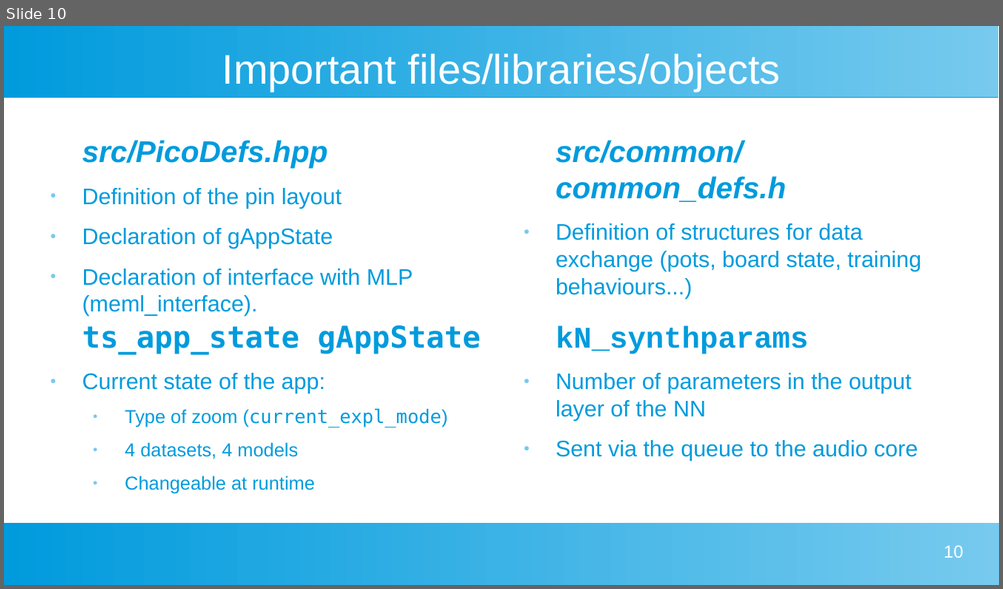
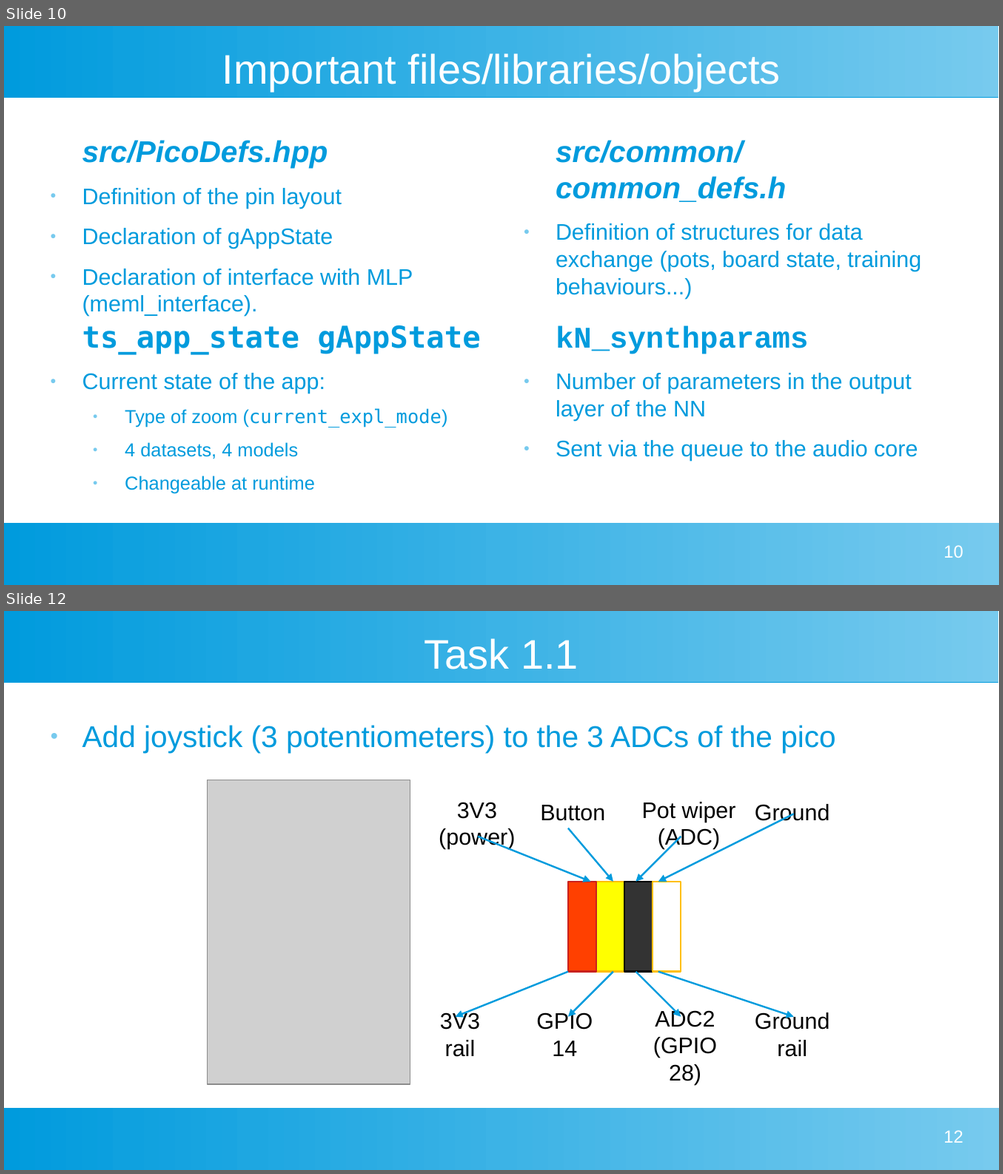
Before and after one commit to cristianpandele/MEML, a slide deck: doc/lecturenotes.odp. Shown one above the other, each under a label of ours: slide 10 before the commit, slides 10 and 12 after it; the slides between them are not shown. The pictures are 1003x589 and 1003x1174 pixels, drawn with LibreOffice and Linux fonts; fonts in the diff are those of the drawing; grey boxes stand for pictures. Boxes give left, top, right and bottom in pixels: in the first picture for what was removed or moved away, otherwise in the second. Text is boxed around its words. In the diff, an @@ line names an element or a change of style, - is before the commit and + after.

```diff
--- a/doc/lecturenotes.odp
+++ b/doc/lecturenotes.odp
@@ slide 12 added at bbox=[4, 611, 999, 1170], background #FFFFFF; not listed: 2 template elements that a slide beside it also shows @@
@@ title added at bbox=[424, 638, 578, 669], 33 pt, text #FFFFFF @@
+Task 1.1
@@ text added at bbox=[82, 725, 836, 753], 24 pt, text #009BDD @@
+● Add joystick (3 potentiometers) to the 3 ADCs of the pico
@@ picture added at bbox=[207, 780, 410, 1085] @@
@@ text added at bbox=[438, 802, 515, 849], 18 pt, text #000000 @@
+3V3
+(power)
@@ text added at bbox=[540, 805, 605, 821], 18 pt, text #000000 @@
+Button
@@ text added at bbox=[642, 802, 736, 849], 18 pt, text #000000 @@
+Pot wiper
+(ADC)
@@ text added at bbox=[754, 804, 830, 825], 18 pt, text #000000 @@
+Ground
@@ arrow added from (568, 829) to (613, 882), #009BDD 1.42 pt @@
@@ arrow added from (794, 814) to (658, 882), #009BDD 1.42 pt @@
@@ arrow added from (478, 837) to (591, 882), #009BDD 1.42 pt @@
@@ arrow added from (681, 837) to (636, 882), #009BDD 1.42 pt @@
@@ group added at bbox=[568, 882, 681, 972]: 4 rectangles @@
@@ arrow added from (568, 972) to (455, 1017), #009BDD 1.42 pt @@
@@ arrow added from (613, 972) to (568, 1017), #009BDD 1.42 pt @@
@@ arrow added from (636, 972) to (681, 1017), #009BDD 1.42 pt @@
@@ arrow added from (658, 972) to (794, 1017), #009BDD 1.42 pt @@
@@ text added at bbox=[653, 1008, 717, 1085], 18 pt, text #000000 @@
+ADC2
+(GPIO
+28)
@@ text added at bbox=[440, 1011, 480, 1057], 18 pt, text #000000 @@
+3V3
+rail
@@ text added at bbox=[536, 1011, 592, 1056], 18 pt, text #000000 @@
+GPIO
+14
@@ text added at bbox=[754, 1011, 830, 1057], 18 pt, text #000000 @@
+Ground
+rail
@@ page number added at bbox=[943, 1130, 962, 1143], 14 pt, text #FFFFFF @@
+12
```
Also in this commit, not shown: 1 slide changed, 8 other slides added, 1 slide removed, 1 other file.
